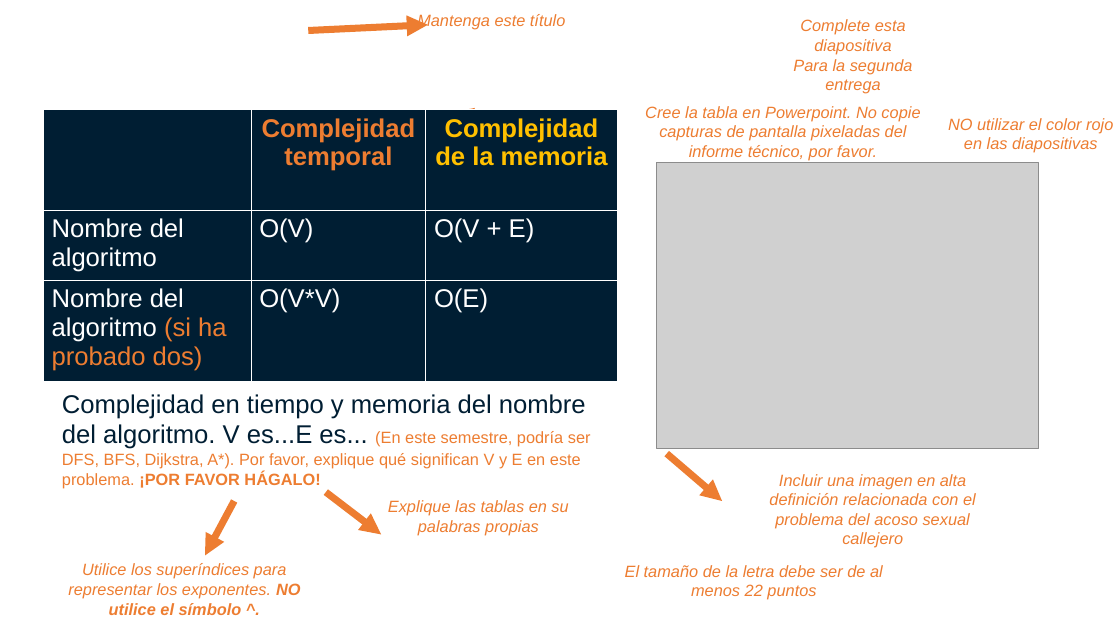
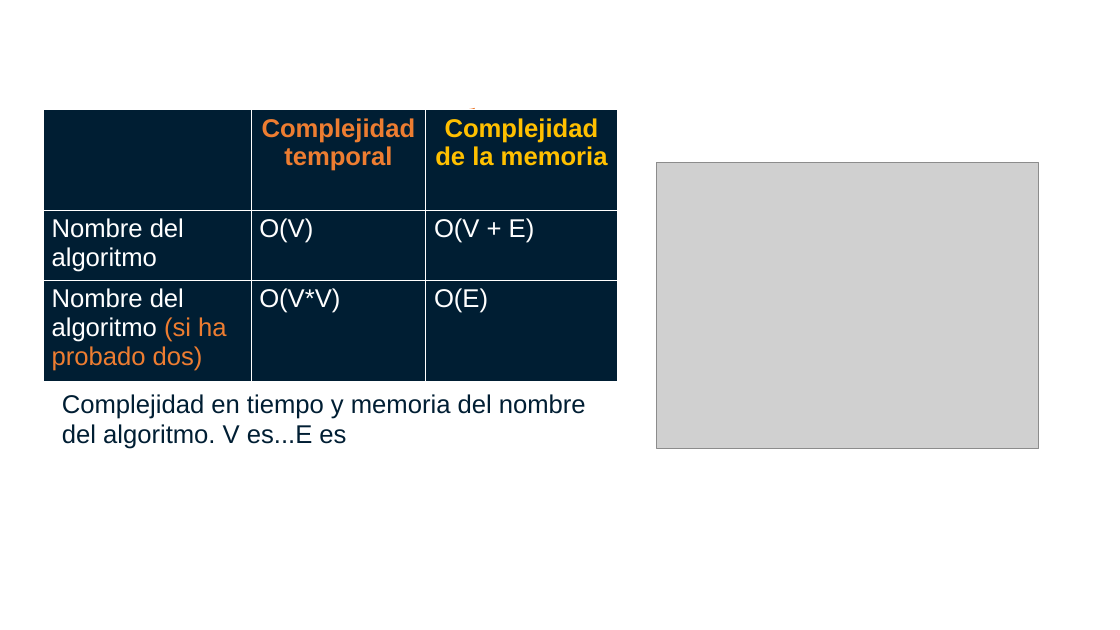
Before and after one commit to Juanesjara/ST0247-002, a slide deck: slide 6 of proyecto/informe/entrega2/Diapositivas.pptx. Drawn at 1120x630 pixels with LibreOffice and Linux fonts; fonts in the diff are those of the drawing; grey boxes stand for pictures; background and template pictures are left out. Boxes give left, top, right and bottom in pixels: in the first picture for what was removed or moved away, otherwise in the second. Text is boxed around its words. In the diff, an @@ line names an element or a change of style, - is before the commit and + after.

Commit message:
diapositivas

```diff
--- a/proyecto/informe/entrega2/Diapositivas.pptx
+++ b/proyecto/informe/entrega2/Diapositivas.pptx
@@ freeform shape removed at bbox=[308, 25, 428, 31] @@
@@ text removed at bbox=[417, 14, 565, 30] @@
-Mantenga este título
@@ text removed at bbox=[793, 19, 913, 94] @@
-Complete esta diapositiva
-Para la segunda entrega
@@ text removed at bbox=[645, 106, 920, 161] @@
-Cree la tabla en Powerpoint. No copie capturas de pantalla pixeladas del informe técnico, por favor.
@@ text removed at bbox=[948, 118, 1113, 153] @@
-NO utilizar el color rojo en las diapositivas
@@ text at bbox=[62, 394, 586, 449]: text changed; size 14 to 22 pt; text colour #ED7D31 to #001E33 @@
-Complejidad en tiempo y memoria del nombre del algoritmo. V es...E es... (En este semestre, podría ser DFS, BFS, Dijkstra, A*). Por favor, explique qué significan V y E en este problema. ¡POR FAVOR HÁGALO!
+Complejidad en tiempo y memoria del nombre del algoritmo. V es...E es
@@ freeform shape removed at bbox=[667, 454, 723, 501] @@
@@ text removed at bbox=[769, 474, 976, 529] @@
-Incluir una imagen en alta definición relacionada con el problema del acoso sexual callejero
@@ freeform shape removed at bbox=[205, 501, 234, 555] @@
@@ freeform shape removed at bbox=[326, 492, 381, 534] @@
@@ text removed at bbox=[388, 500, 568, 536] @@
-Explique las tablas en su
-palabras propias
@@ text removed at bbox=[68, 563, 300, 615] @@
-Utilice los superíndices para representar los exponentes. NO utilice el símbolo ^.
@@ text removed at bbox=[625, 565, 883, 600] @@
-El tamaño de la letra debe ser de al menos 22 puntos
```
Also in this commit, not shown: 1 other slide changed, 1 other file.
